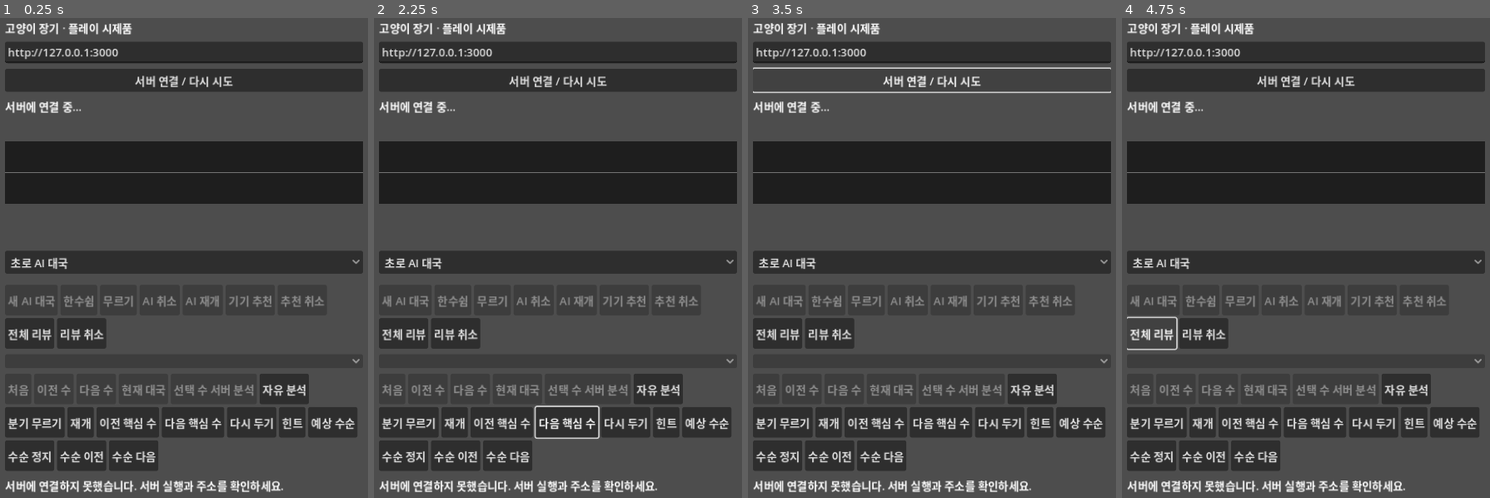
Above: before the commit, frames 1-4 (left to right).
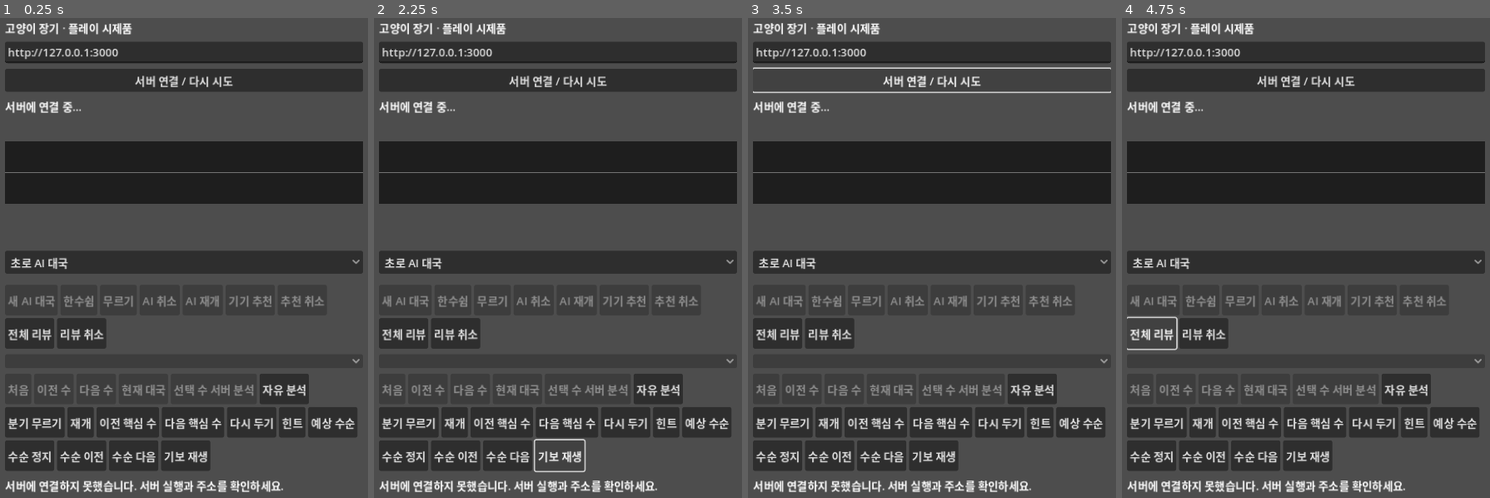
Above: after the commit, the same moments.

Repository: YU-Kangg/janggiAI
Game: Godot game, scene res://main.tscn
The game is run twice, just before and just after one commit, with the same random seed, the same clock (stepped at 60 frames per second) and the same inputs.
Inputs (mouse positions are in pixels of both pictures, inside the frame that each line leads up to):
- Up to frame 1 (0.25 s): no input
- Up to frame 2 (2.25 s): click "이전 핵심 수" at 0.5 s; click "다음 핵심 수" at 1.25 s; click (558, 454) at 2 s, where only the run after the commit has a clickable "기보 재생"
- Up to frame 3 (3.5 s): click "서버 연결 / 다시 시도" at 2.75 s
- Up to frame 4 (4.75 s): click "초로 AI 대국" at 3.5 s; click "전체 리뷰" at 4.25 s

The runs differ from the first frame. In frame 1, 0.7% of the frame differs, in the area x 43-58%, y 88-95%; in frame 2, 0.5%; in frame 3, 0.7%; in frame 4, 0.7%.

Commit message:
feat(review): 원본 기보 자동 재생 추가

Diff:
--- a/godot/main.gd
+++ b/godot/main.gd
@@ -56,6 +56,9 @@
 var prediction_index := -1
 var prediction_generation := 0
 var prediction_playing := false
+var game_review_play_button := Button.new()
+var game_review_generation := 0
+var game_review_playing := false
 var device_engine = LocalEngine.new()
 var device_recommend := Button.new()
 var device_cancel := Button.new()
@@ -192,6 +195,10 @@
 	prediction_next_button.custom_minimum_size.y = 44
 	prediction_next_button.pressed.connect(func(): step_prediction(1))
 	navigation.add_child(prediction_next_button)
+	game_review_play_button.text = "기보 재생"
+	game_review_play_button.custom_minimum_size.y = 44
+	game_review_play_button.pressed.connect(play_game_review)
+	navigation.add_child(game_review_play_button)
 	message.autowrap_mode = TextServer.AUTOWRAP_WORD_SMART
 	column.add_child(message)
 	new_game_dialog.dialog_text = "공유 중인 현재 대국을 지우고 새 AI 대국을 시작할까요?"
@@ -358,9 +365,12 @@
 func view_ply() -> int:
 	return review.moves.size() if not review.is_empty() else state.get("moves", []).size()
 
-func show_review(ply: int) -> void:
+func show_review(ply: int, keep_game_playback := false) -> void:
 	if pending or state.is_empty() or not variation.is_empty() or ply < 0 or ply > state.moves.size():
 		return
+	if not keep_game_playback:
+		game_review_generation += 1
+		game_review_playing = false
 	cancel_device_recommendation(false)
 	clear_review_analysis()
 	selected = ""
@@ -613,6 +623,28 @@
 	analysis_stage = 0
 	message.text = "엔진 예상 수순 · %d/%d" % [next_index, fens.size() - 1]
 	render_board()
+
+func play_game_review() -> void:
+	if pending or state.is_empty() or state.moves.is_empty() or not variation.is_empty():
+		return
+	game_review_generation += 1
+	var generation := game_review_generation
+	game_review_playing = true
+	for ply in range(state.moves.size() + 1):
+		if generation != game_review_generation or not variation.is_empty():
+			return
+		show_review(ply, true)
+		while pending:
+			await get_tree().process_frame
+		if generation != game_review_generation:
+			return
+		message.text = "기보 재생 · %d/%d수" % [ply, state.moves.size()]
+		render_board()
+		if ply < state.moves.size():
+			await get_tree().create_timer(0.55).timeout
+	if generation == game_review_generation:
+		game_review_playing = false
+		render_board()
 
 func play_review_analysis(payload: Dictionary) -> void:
 	analysis_generation += 1
@@ -874,3 +906,4 @@
 	var prediction_size: int = review_analysis.get("prediction", {}).get("fens", []).size()
 	prediction_previous_button.disabled = pending or review.is_empty() or not variation.is_empty() or prediction_size < 2 or prediction_index <= 0
 	prediction_next_button.disabled = pending or review.is_empty() or not variation.is_empty() or prediction_size < 2 or prediction_index >= prediction_size - 1
+	game_review_play_button.disabled = pending or state.moves.is_empty() or not variation.is_empty() or game_review_playing
--- a/godot/smoke.gd
+++ b/godot/smoke.gd
@@ -139,6 +139,12 @@
 	check(app.variation_moves.is_empty() and app.variation.turn == "han", "variation undo")
 	app.resume_review()
 	check(app.variation.is_empty() and app.review.moves.size() == 1, "resume original review point")
+	app.play_game_review()
+	for attempt in range(50):
+		if not app.game_review_playing:
+			break
+		await create_timer(0.1).timeout
+	check(not app.game_review_playing and app.review.moves.size() == 2 and app.message.text.contains("기보 재생"), "game review auto playback")
 	app.show_review(2)
 	await wait_idle()
 	check(app.review.fen == live_fen, "last review position")
Not shown, changed: PROGRESS.md
